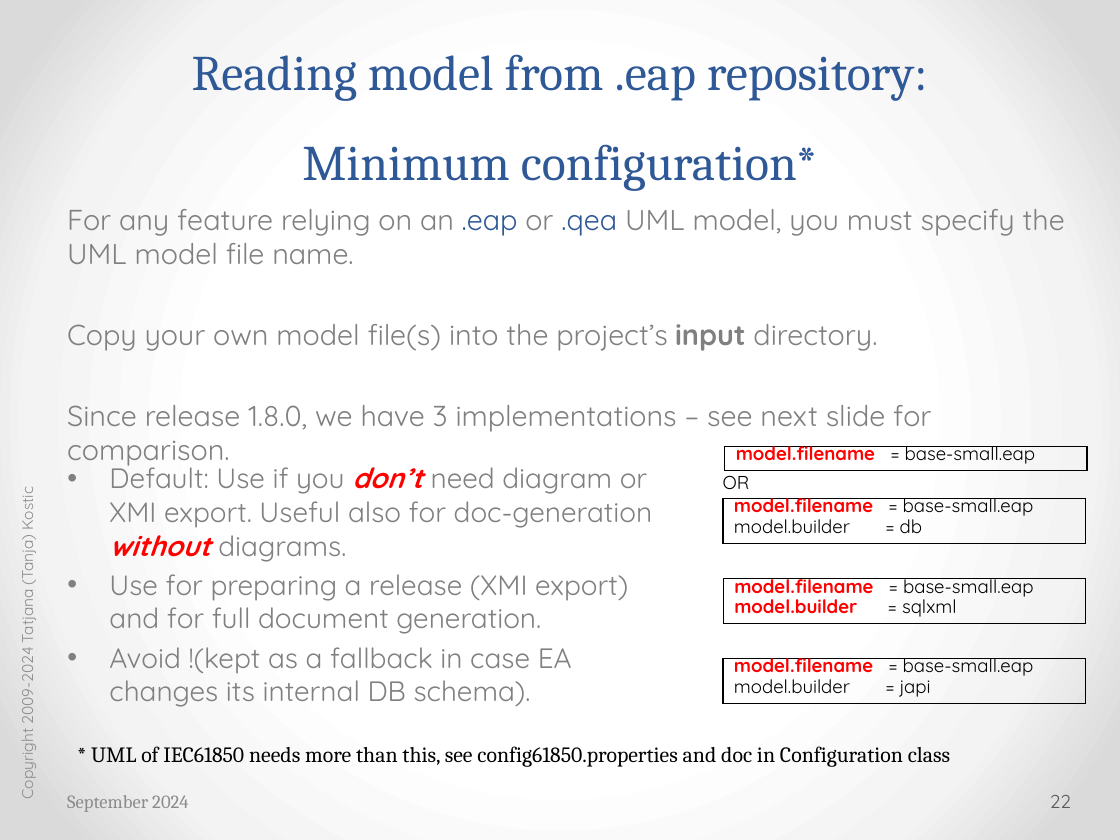
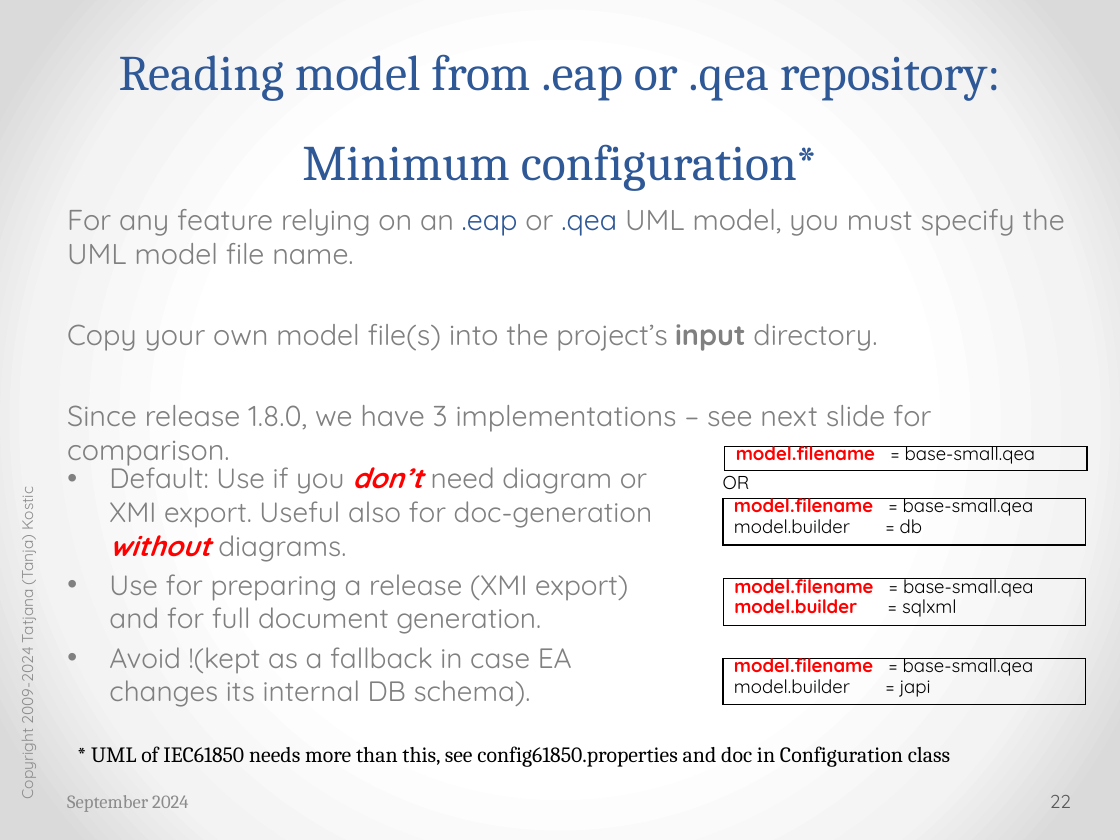
Before and after one commit to cimug-org/jCleanCim, a slide deck: slide 22 of doc/jCleanCimIntro.pptx. Drawn at 1120x840 pixels with LibreOffice and Linux fonts; fonts in the diff are those of the drawing. Boxes give left, top, right and bottom in pixels: in the first picture for what was removed or moved away, otherwise in the second. Text is boxed around its words. In the diff, an @@ line names an element or a change of style, - is before the commit and + after.

Commit message:
ppt and config updates

```diff
--- a/doc/jCleanCimIntro.pptx
+++ b/doc/jCleanCimIntro.pptx
@@ title at (119, 54, 1001, 191): text changed @@
-Reading model from .eap repository:
-Minimum configuration*
+Reading model from .eap or .qea repository:
+Minimum configuration*
@@ text in rectangle at (736, 446, 1036, 464): text changed @@
-model.filename = base-small.eap
+model.filename = base-small.qea
@@ text in rectangle at (734, 498, 1034, 516): text changed @@
-model.filename = base-small.eap
+model.filename = base-small.qea
@@ text in rectangle at (734, 578, 1034, 597): text changed @@
-model.filename = base-small.eap
+model.filename = base-small.qea
@@ text in rectangle at (734, 658, 1034, 676): text changed @@
-model.filename = base-small.eap
+model.filename = base-small.qea
```
Also in this commit, not shown: 24 other slides changed, 4 other files.
